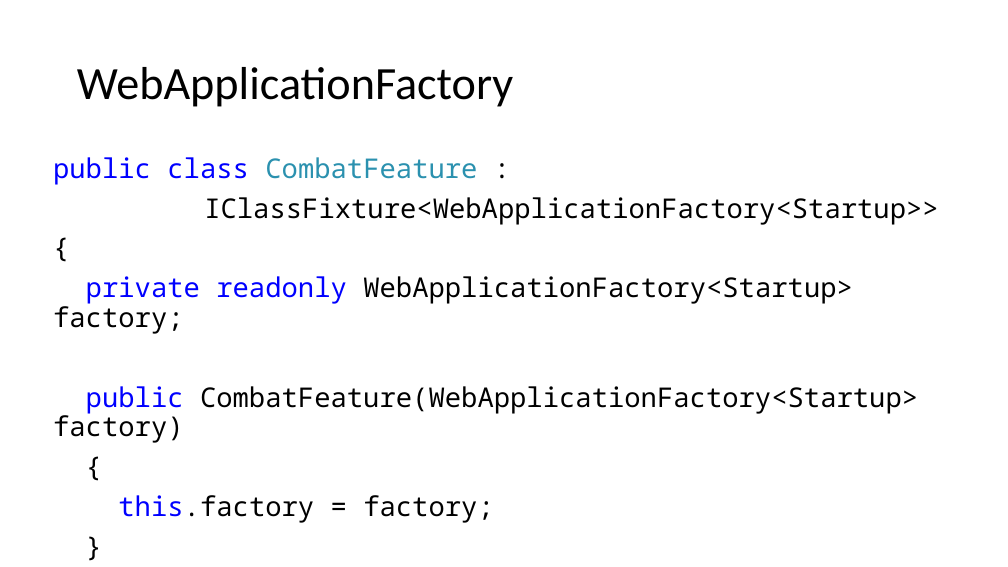
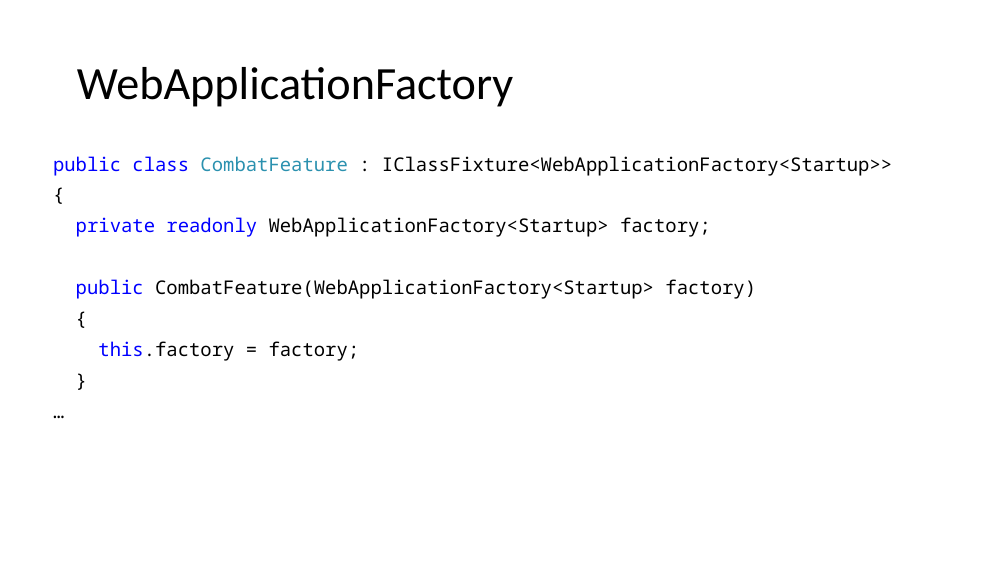
Before and after one commit to kugushev/presentations, a slide deck: slide 21 of 2019_Functional-Testing/Presentation.pptx (slide 8 before the commit). Drawn at 1008x567 pixels with LibreOffice and Linux fonts; fonts in the diff are those of the drawing. Boxes give left, top, right and bottom in pixels: in the first picture for what was removed or moved away, otherwise in the second. Text is boxed around its words. In the diff, an @@ line names an element or a change of style, - is before the commit and + after.

```diff
--- a/2019_Functional-Testing/Presentation.pptx
+++ b/2019_Functional-Testing/Presentation.pptx
@@ text at box(53, 156, 892, 176): text changed; size 25.9 to 18 pt @@
-public class CombatFeature :
-IClassFixture<WebApplicationFactory<Startup>>
+public class CombatFeature : IClassFixture<WebApplicationFactory<Startup>>
@@ text at box(76, 217, 756, 361): size 25.9 to 18 pt in "{", "private readonly WebApplicationFactory<Startup> factory;", "public CombatFeature(WebApplicationFactory<Startup> factory)", "{" and 3 more places @@
```
Also in this commit, not shown: 5 other slides changed, 29 slides added, 2 slides removed.
